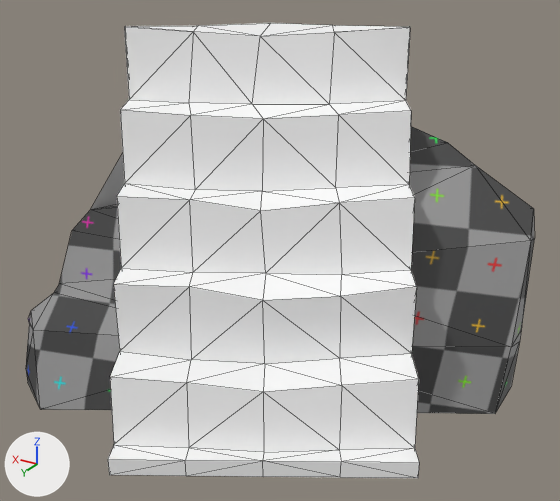
Two versions of the glTF model book_of_tiles_godot/models/blockouts/module-corner_land_cliff_big_stairs_001.glb, one commit apart.
Before and after are seen from a 50 mm camera at (-0.652, 1.059, 0.666) aimed at (-0.15, 0.221, 0.248). Arrows for +X, +Y and +Z are at lower left; the lights stay in place. The first picture is the older version. Mesh edges are drawn as thin lines.

Objects in the first picture: 'module-corner_land_cliff_big_stairs_001'.
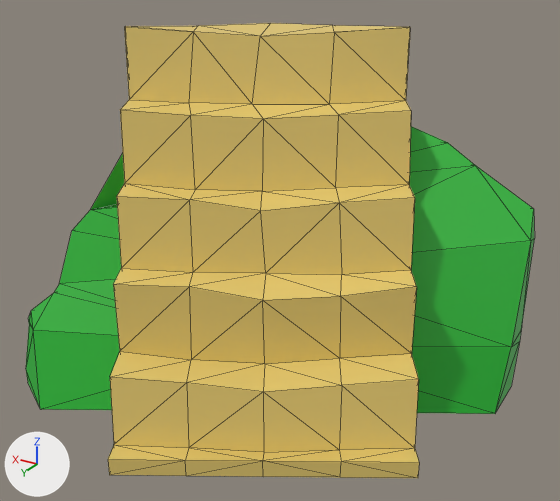
Pixel boxes (x1, y1, x2, y2) of what changed, in the pictures (560 x 501 px):
```json
{"object": "module-corner_land_cliff_big_stairs_001", "change": "surface changed, recoloured", "before": [26, 23, 535, 478], "after": [26, 23, 535, 478], "on screen": "darker"}
```

Edits to the scene script, one JSON object a line:
```json
{"op": "remove", "block": "mat_mat_land", "code": "mat_mat_land.texture = img_untitled"}
{"op": "add", "block": "mat_mat_land", "code": "mat_mat_land.base_color = (0.0181, 0.461, 0.033)  # green #25b533"}
{"op": "set", "path": "mat_mat_path.base_color", "old": "(1.0, 1.0, 1.0)", "new": "(0.8, 0.601, 0.166)", "note": "white #ffffff -> yellow #e7cc71"}
```
